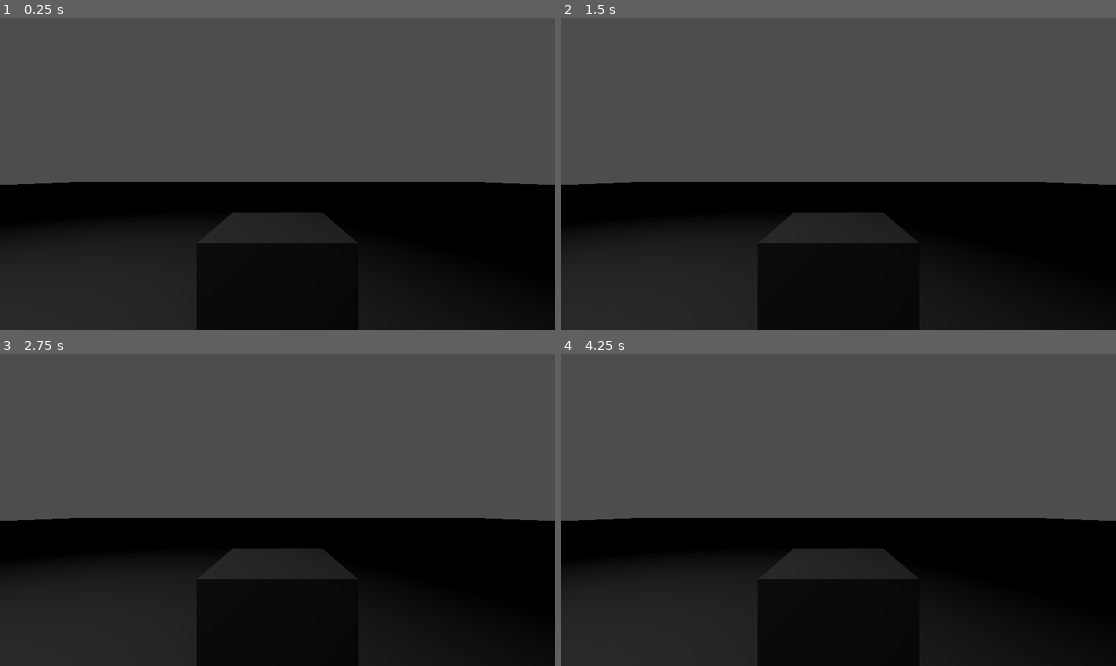
Above: before the commit, frames 1-4 (two rows, left to right).
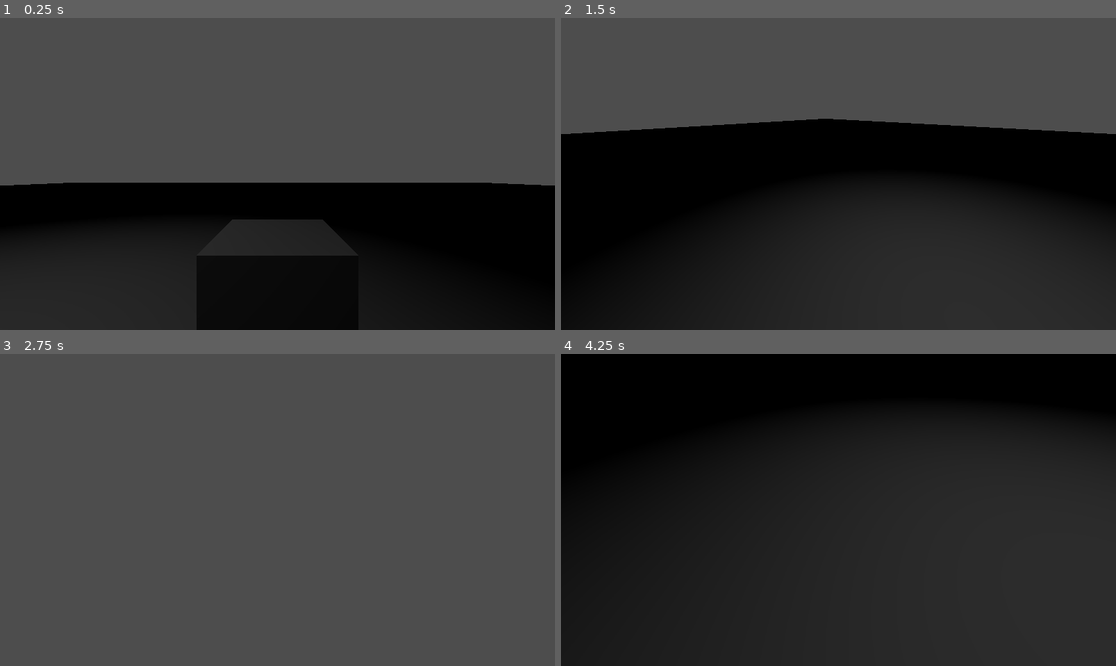
Above: after the commit, the same moments.

Repository: JaeJae99/Purdys
Game: Godot game, scene res://titleScene.tscn
Same seed, same stepped clock (60 frames per second), same inputs: the game is played once before the commit and once after it.
Inputs (mouse positions are in pixels of both pictures, inside the frame that each line leads up to):
- Up to frame 1 (0.25 s): no input
- Up to frame 2 (1.5 s): tap Enter at 0.5 s; move the mouse to (960, 158) at 0.52 s; tap A (A) at 0.6 s; tap D (D) at 0.8, 1.35 s; tap Space (Space) at 1.25 s; move the mouse to (727, 189) at 1.27 s
- Up to frame 3 (2.75 s): tap S (S) at 1.55, 2.1 s; move the mouse to (333, 441) at 2.02 s; tap Space (Space) at 2.3 s
- Up to frame 4 (4.25 s): tap Enter at 2.75 s; move the mouse to (810, 572) at 2.77 s; tap Space (Space) at 2.85, 3.5 s; tap A (A) at 3.05, 3.6 s; move the mouse to (1005, 556) at 3.52 s; tap D (D) at 3.8 s

The runs differ from the first frame. In frame 1, 1.7% of the frame differs, in the area x 0-100%, y 52-77%; in frame 2, 40%; in frame 3, 47%; in frame 4, 79%, in the area x 0-100%, y 0-100%.

Commit message:
Add basic camera movement
- Ethan K

Diff:
--- /dev/null
+++ b/Characters/Guards/GuardTemplate/guard.gd
@@ -0,0 +1 @@
+extends "res://Characters/Guards/GuardTemplate/guardCamera.gd"
--- a/Characters/Guards/GuardTemplate/guard.tscn
+++ b/Characters/Guards/GuardTemplate/guard.tscn
@@ -1,13 +1,14 @@
-[gd_scene load_steps=4 format=3 uid="uid://dmdrq7ywr4ys6"]
+[gd_scene load_steps=5 format=3 uid="uid://dmdrq7ywr4ys6"]
 
 [ext_resource type="Script" path="res://Characters/Guards/GuardTemplate/guardCamera.gd" id="1_11c5n"]
+[ext_resource type="Script" path="res://Characters/Guards/GuardTemplate/guardMovement.gd" id="1_n1t57"]
 
 [sub_resource type="CapsuleShape3D" id="CapsuleShape3D_6pgui"]
 
 [sub_resource type="CapsuleMesh" id="CapsuleMesh_pdvdp"]
 
 [node name="guard" type="CharacterBody3D"]
-script = ExtResource("1_11c5n")
+script = ExtResource("1_n1t57")
 
 [node name="CollisionShape3D" type="CollisionShape3D" parent="."]
 shape = SubResource("CapsuleShape3D_6pgui")
@@ -21,6 +22,7 @@
 
 [node name="pivotY" type="Node3D" parent="."]
 transform = Transform3D(1, 0, 0, 0, 1, 0, 0, 0, 1, 0, 0.5, 0)
+script = ExtResource("1_11c5n")
 
 [node name="pivotX" type="Node3D" parent="pivotY"]
 
--- a/Characters/Guards/GuardTemplate/guardCamera.gd
+++ b/Characters/Guards/GuardTemplate/guardCamera.gd
@@ -1,4 +1,12 @@
-extends CharacterBody3D
+extends Node3D
 
-@onready var pivotY : Node3D = $pivotY
-@onready var pivotX : Node3D = $pivotY/pivotX
+@onready var pivotX : Node3D = $pivotX #pivotY is the object holding the gdScript
+
+func _unhandled_input(event: InputEvent):
+	if event is InputEventMouseMotion:
+		Input.set_mouse_mode(Input.MOUSE_MODE_CAPTURED)
+	if Input.get_mouse_mode() == Input.MOUSE_MODE_CAPTURED:
+		if event is InputEventMouseMotion:
+			rotate_y(-event.relative.x * 0.01)
+			pivotX.rotate_x(-event.relative.y * 0.01)
+			pivotX.rotation.x = clamp(pivotX.rotation.x, deg_to_rad(-60), deg_to_rad(60))
--- a/Characters/Guards/GuardTemplate/guardMovement.gd
+++ b/Characters/Guards/GuardTemplate/guardMovement.gd
@@ -6,16 +6,18 @@
 var inputDirection : Vector2
 var direction : Vector3
 
+@onready var pivotY : Node3D = $pivotY
+
 func _physics_process(delta):
 
 	if not is_on_floor() :
 		velocity += get_gravity() * delta
 
-	if Input.is_action_just_pressed("Space"):
+	if Input.is_action_just_pressed("Space") && is_on_floor():
 		velocity.y = jumpForce
 
 	inputDirection = Input.get_vector("A", "D", "W", "S")
-	direction = (transform.basis * Vector3(inputDirection.x, 0, inputDirection.y)).normalized()
+	direction = (pivotY.transform.basis * Vector3(inputDirection.x, 0, inputDirection.y)).normalized()
 
 	if direction:
 		velocity.x = direction.x * speed
--- a/project.godot
+++ b/project.godot
@@ -42,6 +42,11 @@
 "events": [Object(InputEventKey,"resource_local_to_scene":false,"resource_name":"","device":-1,"window_id":0,"alt_press …(191 unchanged characters)…
 ]
 }
+Escape={
+"deadzone": 0.5,
+"events": [Object(InputEventKey,"resource_local_to_scene":false,"resource_name":"","device":-1,"window_id":0,"alt_pressed":false,"shift_pressed":false,"ctrl_pressed":false,"meta_pressed":false,"pressed":false,"keycode":0,"physical_keycode":4194305,"key_label":0,"unicode":0,"location":0,"echo":false,"script":null)
+]
+}
 
 [physics]
 
